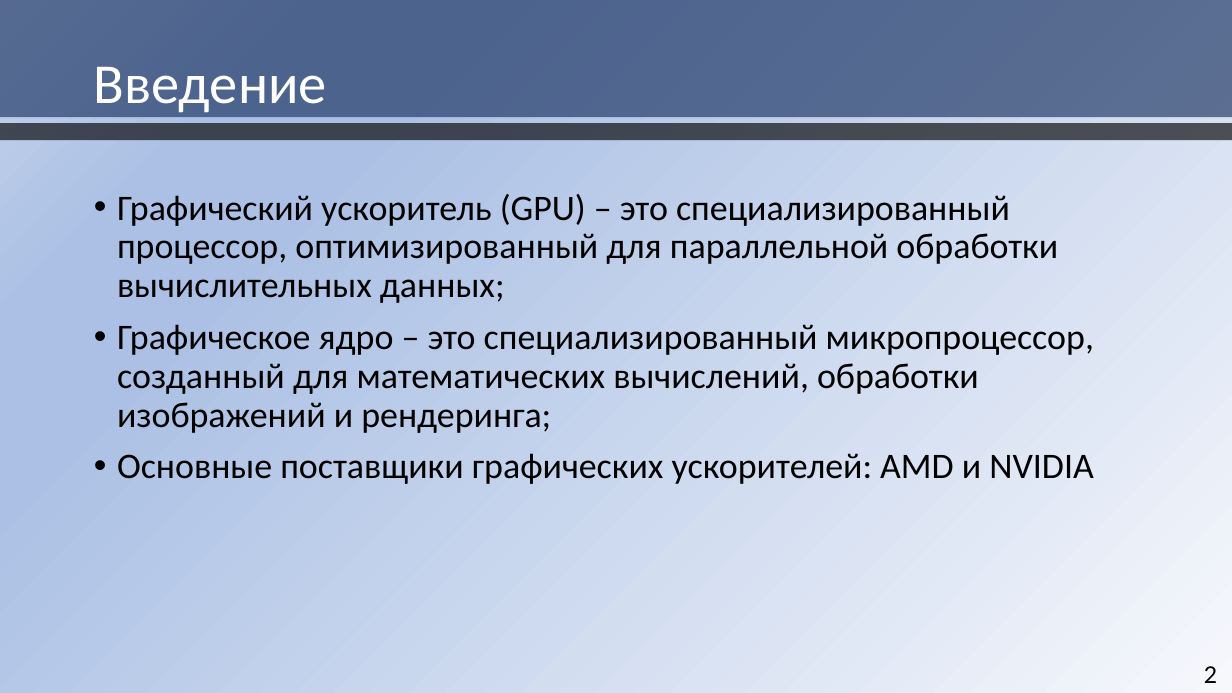
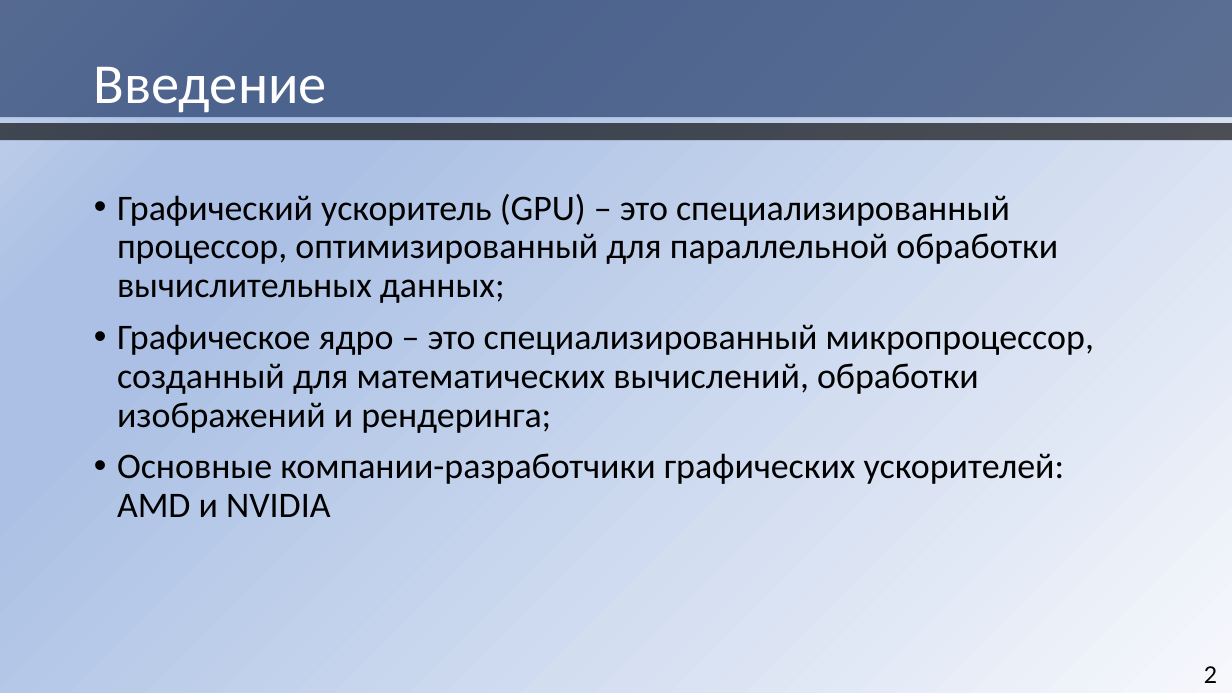
Before and after one commit to HaMeNopeDiot/hardware_gpu, a slide deck: slide 2 of docs/starukhin_dissertation/magister_pres.pptx. Drawn at 1232x693 pixels with LibreOffice and Linux fonts; fonts in the diff are those of the drawing. Boxes give left, top, right and bottom in pixels: in the first picture for what was removed or moved away, otherwise in the second. Text is boxed around its words. In the diff, an @@ line names an element or a change of style, - is before the commit and + after.

Commit message:
literature. text for thread. pptx

```diff
--- a/docs/starukhin_dissertation/magister_pres.pptx
+++ b/docs/starukhin_dissertation/magister_pres.pptx
@@ text at <box>117,453,1065,517</box>: text changed @@
-• Основные поставщики графических ускорителей: AMD и NVIDIA
+• Основные компании-разработчики графических ускорителей: AMD и NVIDIA
```
Also in this commit, not shown: 4 other slides changed, 2 other files.
